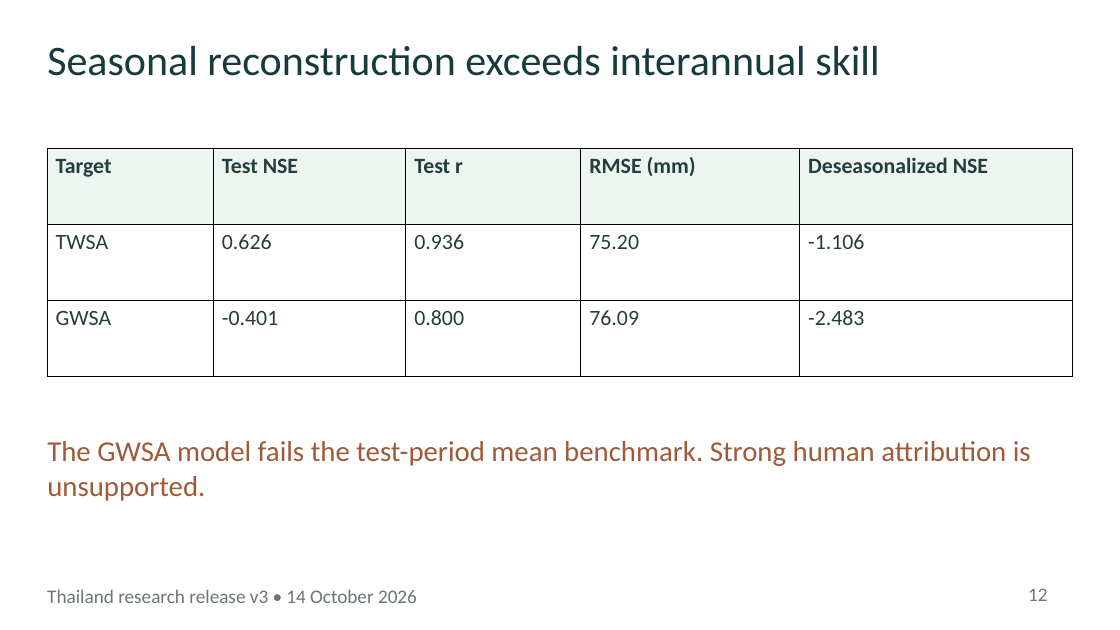
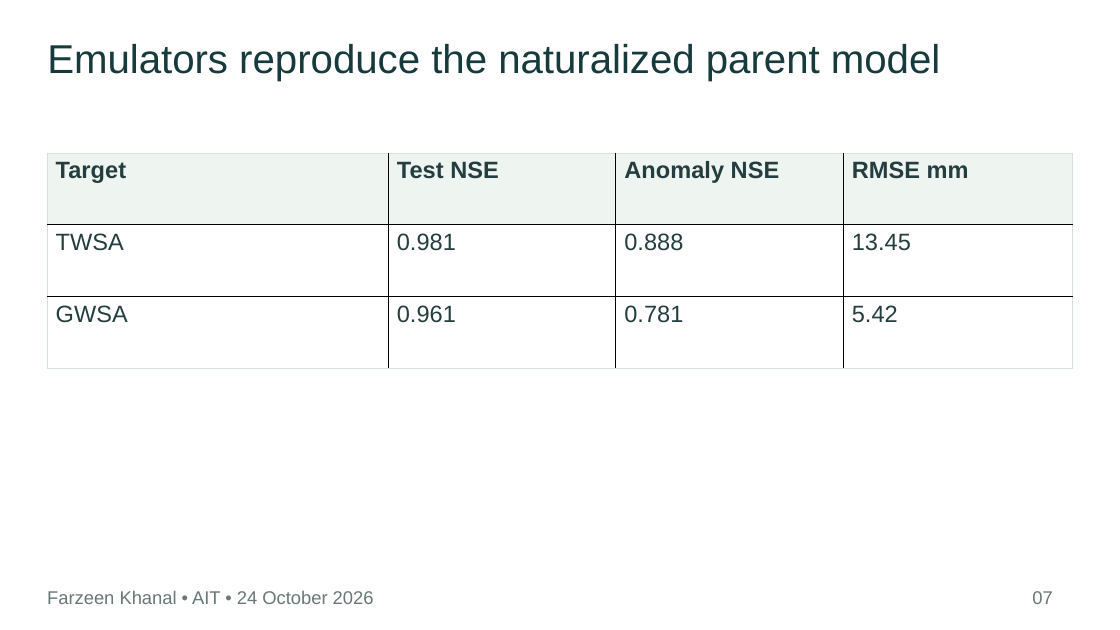
Before and after one commit to farzeen185/farzeen185.github.io, a slide deck: slide 7 of downloads/Thailand_Three_Objectives_Research.pptx (slide 12 before the commit). Drawn at 1120x630 pixels with LibreOffice and Linux fonts; fonts in the diff are those of the drawing. Boxes give left, top, right and bottom in pixels: in the first picture for what was removed or moved away, otherwise in the second. Text is boxed around its words. In the diff, an @@ line names an element or a change of style, - is before the commit and + after.

Commit message:
Publish three-objective Thailand water-storage research dashboard

```diff
--- a/downloads/Thailand_Three_Objectives_Research.pptx
+++ b/downloads/Thailand_Three_Objectives_Research.pptx
@@ text at [47, 44, 940, 81]: text changed; size 36 to 34.5 pt; font Calibri to Arial @@
-Seasonal reconstruction exceeds interannual skill
+Emulators reproduce the naturalized parent model
@@ table at [47, 153, 1073, 368] @@
-column 2: Test NSE | 0.626 | -0.401
-column 3: Test r | 0.936 | 0.800
-column 4: RMSE (mm) | 75.20 | 76.09
-column 5: Deseasonalized NSE | -1.106 | -2.483
+column 2: Test NSE | 0.981 | 0.961
+column 3: Anomaly NSE | 0.888 | 0.781
+column 4: RMSE mm | 13.45 | 5.42
@@ table: place and size @@
-table at [47, 149, 1072, 376]
+table at [47, 153, 1073, 368]
@@ text removed at [47, 441, 1031, 501] @@
-The GWSA model fails the test-period mean benchmark. Strong human attribution is unsupported.
@@ text at [47, 590, 374, 604]: text changed; size 16.5 to 15.8 pt; font Calibri to Arial @@
-Thailand research release v3 • 14 October 2026
+Farzeen Khanal • AIT • 24 October 2026
@@ text removed at [1028, 588, 1047, 601] @@
-12
@@ text added at [1032, 591, 1052, 604], 15.8 pt, text #697776 @@
+07
```
Also in this commit, not shown: 15 slides added, 21 slides removed, 34 other files.
